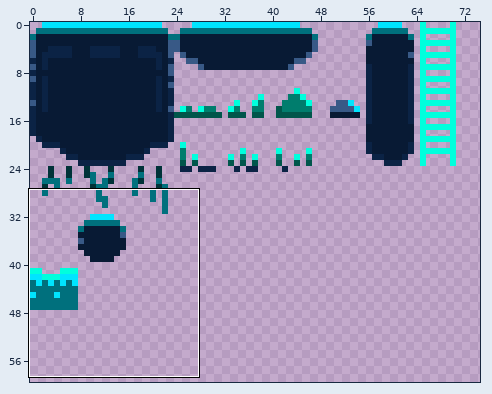
Pixel-art file, stored at external/TileSet.aseprite. The picture above shows the old version from afar; the outline marks the close-up.
Close-up. As it was:
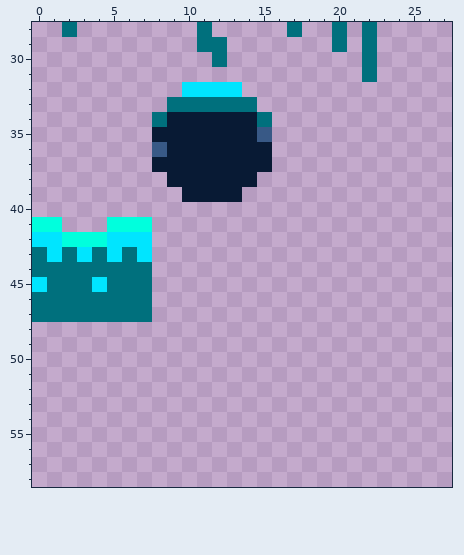
512x512 pixels, 1 frame. Shown: x 0..27, y 28..58. The wide view leaves out empty margins.
Once edited:
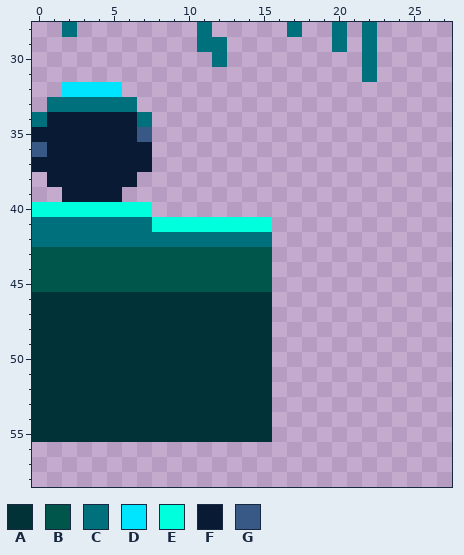
Palette (. is transparent): A #003238  B #00564b  C #00707d  D #00e5ff  E #00ffdd  F #081a34  G #385986
The edit:
y 32: x 2..5 .... -> DDDD; x 10..13 DDDD -> ....
y 33: x 1..6 ...... -> CCCCCC; x 9..14 CCCCCC -> ......
y 34: x 0..15 ........CFFFFFFC -> CFFFFFFC........
y 35: x 0..15 ........FFFFFFFG -> FFFFFFFG........
y 36: x 0..15 ........GFFFFFFF -> GFFFFFFF........
y 37: x 0..15 ........FFFFFFFF -> FFFFFFFF........
y 38: x 1..6 ...... -> FFFFFF; x 9..14 FFFFFF -> ......
y 39: x 2..5 .... -> FFFF; x 10..13 FFFF -> ....
y 40: x 0..7 ........ -> EEEEEEEE
y 41: x 0..15 EE...EEE........ -> CCCCCCCCEEEEEEEE
y 42: x 0..15 DDEEEDDD........ -> CCCCCCCCCCCCCCCC
y 43: x 0..15 CDCDCDCD........ -> BBBBBBBBBBBBBBBB
y 44: x 0..15 CCCCCCCC........ -> BBBBBBBBBBBBBBBB
y 45: x 0..15 DCCCDCCC........ -> BBBBBBBBBBBBBBBB
y 46..47: x 0..15 CCCCCCCC........ -> AAAAAAAAAAAAAAAA
y 48..55: x 0..15 ................ -> AAAAAAAAAAAAAAAA
Boxes around the changes in both close-ups, in picture pixels (x1, y1, x2, y2):
changed: (32, 82, 272, 442)
